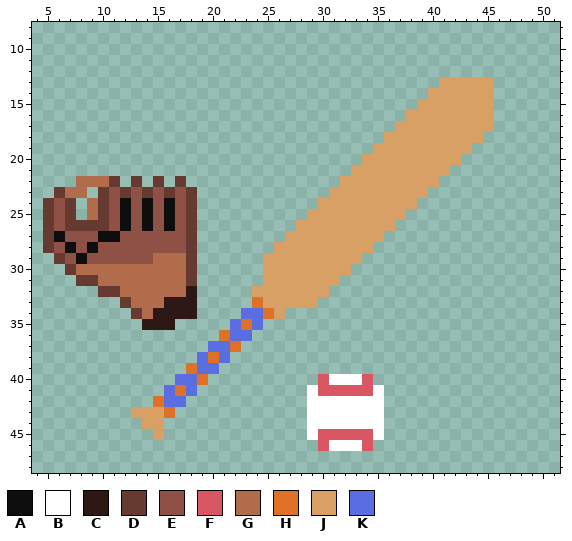
A pixel-art file gets an edit: Images/BaseballSprite1.aseprite. Above: the version before the commit.
64x64 pixels, 1 frame. Shown: x 4..51, y 8..48.
Palette (. is transparent): A #0e0e0e  B #ffffff  C #2d1815  D #663931  E #8f5146  F #d95763  G #b16c4b  H #df7126  J #d9a066  K #5b6ee1
Pixels before, first column x 5:
13 ....................................JJJJJ
14 ...................................JJJJJJ
15 ..................................JJJJJJJ
16 .................................JJJJJJJJ
17 ................................JJJJJJJJJ
18 ...............................JJJJJJJJJ.
19 ..............................JJJJJJJJJ..
20 .............................JJJJJJJJJ...
21 ............................JJJJJJJJJ....
22 ...GGGD.D.D.D..............JJJJJJJJJ.....
23 .DGG.DEDEDEDED............JJJJJJJJJ......
24 DED.GDEAEAEAED...........JJJJJJJJJ.......
25 DED.GDEAEAEAED..........JJJJJJJJJ........
26 DEDDDDEAEAEAED.........JJJJJJJJJ.........
27 DAEEEAAEEEEEED........JJJJJJJJJ..........
28 DEAEAEEEEEEEED.......JJJJJJJJJ...........
29 .DEAEEEEEEGGGD......JJJJJJJJJ............
30 ..DGGGGGGGGGGD......JJJJJJJJ.............
31 ...DDGGGGGGGGD......JJJJJJJ..............
32 .....DDGGGGGGC.....JJJJJJJ...............
33 .......DGGGCCC.....HJJJJJ................
34 ........DGCCCC....KKHJ...................
35 .........CCC.....KHK.....................
36 ................HKK......................
37 ...............KKH.......................
38 ..............KHK........................
39 .............HKK.........................
40 ............KKH..........FBBBF...........
41 ...........KHK..........BFFFFFB..........
42 ..........HKK...........BBBBBBB..........
43 ........JJJH............BBBBBBB..........
44 .........JJ.............BBBBBBB..........
45 ..........J.............BFFFFFB..........
46 .........................FBBBF...........
And afterwards:
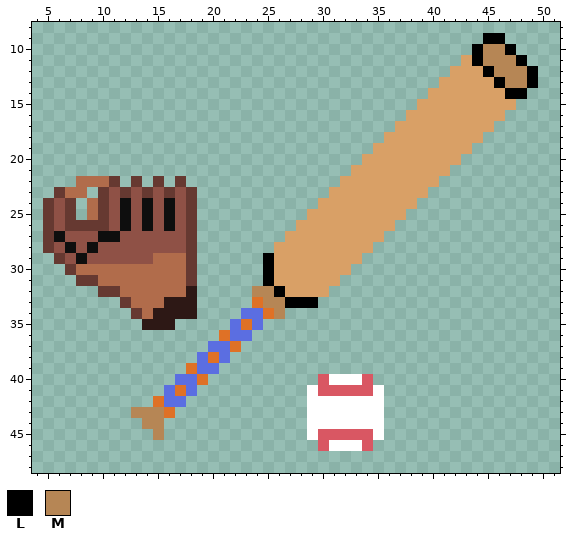
Colours new in this view: L #000000  M #b68655
What changed:
Changed rows in their new state; - is an unchanged pixel.
first column x 42:
 9 ---LL---
10 --LMML--
11 -JLMMML-
12 JJJLMMML
13 ----LMML
14 ----JLL-
15 ----JJ--
16 ----J---
first column x 24:
29 -L----
30 -L----
31 -L----
32 MML---
33 -MMLLL
34 --M---
first column x 13:
43 MMM
44 -MM
45 --M
Pixel boxes of the changes (left, top, right, bottom) in both pictures:
added: (450, 33, 538, 121)
changed: (252, 253, 318, 319)
changed: (131, 407, 164, 440)
